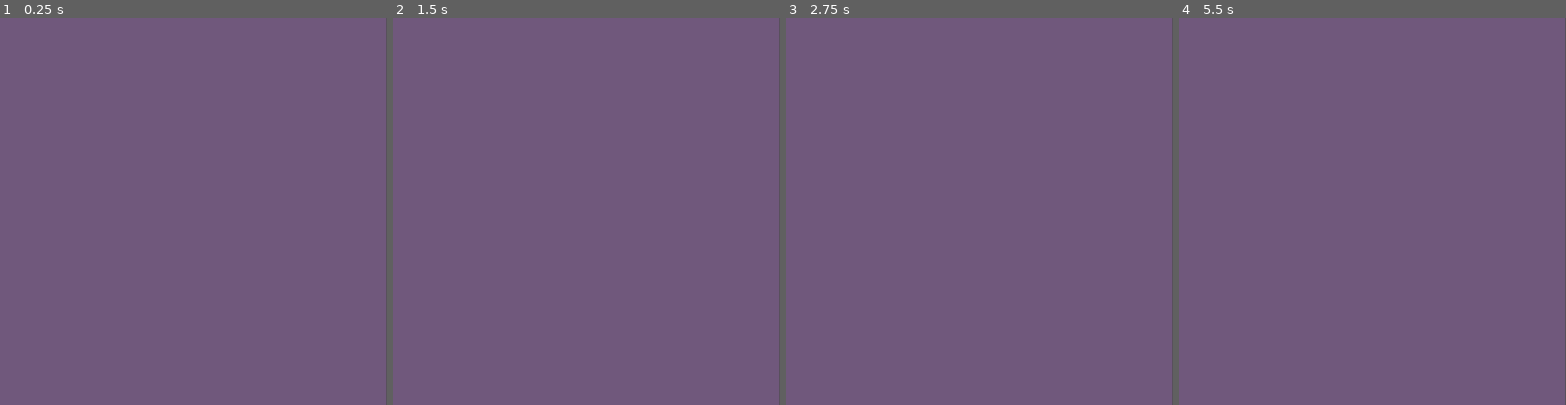
Above: before the commit, frames 1-4 (left to right).
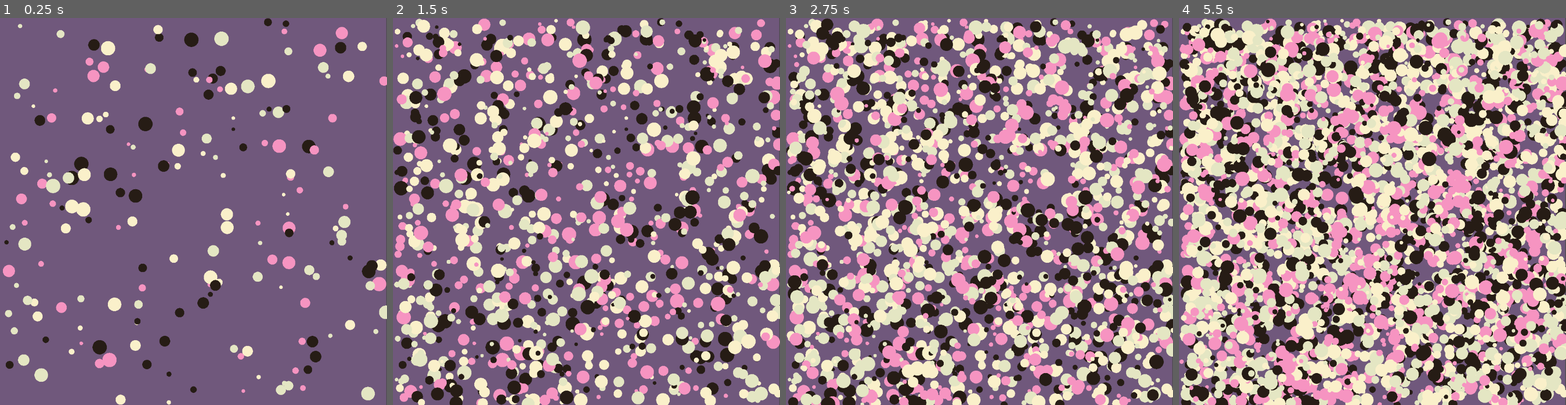
Above: after the commit, the same moments.

Repository: felipecastilhos/sketchbook
Game: Godot game, scene res://dark_mind.tscn
Two runs of this game, one before a commit and one after it. Both use one fixed random seed, a clock stepped at 60 frames per second and the inputs below.
Inputs:
- Up to frame 1 (0.25 s): no input
- Up to frame 2 (1.5 s): no input
- Up to frame 3 (2.75 s): no input
- Up to frame 4 (5.5 s): no input

The runs differ from the first frame. In frame 1, 8.8% of the frame differs, in the area x 0-100%, y 0-100%; in frame 2, 41%; in frame 3, 62%; in frame 4, 85%.
Error before the commit: Parse Error: Expected hexadecimal digit after "0x". (res://DrawLayer.gd:8)

Commit message:
build: updgrade dark mind project to godot 4.3

Diff:
--- a/godot/dark_mind/DrawLayer.gd
+++ b/godot/dark_mind/DrawLayer.gd
@@ -5,7 +5,7 @@
 @export var maxRadius : int = 20
 @export var colors : Array = [0x261c15ff, 0xfaf0caff, 0xf694c1ff, 0xe4e6c3ff]
 
-var colorPallet = [0x]
+var colorPallet = [0xffffffff]
 
 var screen_size = Vector2(1080,1080)
 var rng = RandomNumberGenerator.new()
@@ -15,7 +15,7 @@
 	rng.randomize()
 	generateCircles()
 
-func _process(delta):
+func _process(_delta):
 	generateCircles()
 	queue_redraw()
 
--- a/godot/dark_mind/dark_mind.tscn
+++ b/godot/dark_mind/dark_mind.tscn
@@ -11,3 +11,7 @@
 
 [node name="DrawLayer" type="Node2D" parent="."]
 script = ExtResource("2_hrlsh")
+numCircles = null
+minRadius = null
+maxRadius = null
+colors = null
--- a/godot/dark_mind/project.godot
+++ b/godot/dark_mind/project.godot
@@ -12,7 +12,7 @@
 
 config/name="sketchbook"
 run/main_scene="res://dark_mind.tscn"
-config/features=PackedStringArray("4.1", "Mobile")
+config/features=PackedStringArray("4.3", "Mobile")
 config/icon="res://icon.svg"
 
 [display]
Not shown, changed: godot/README.md
